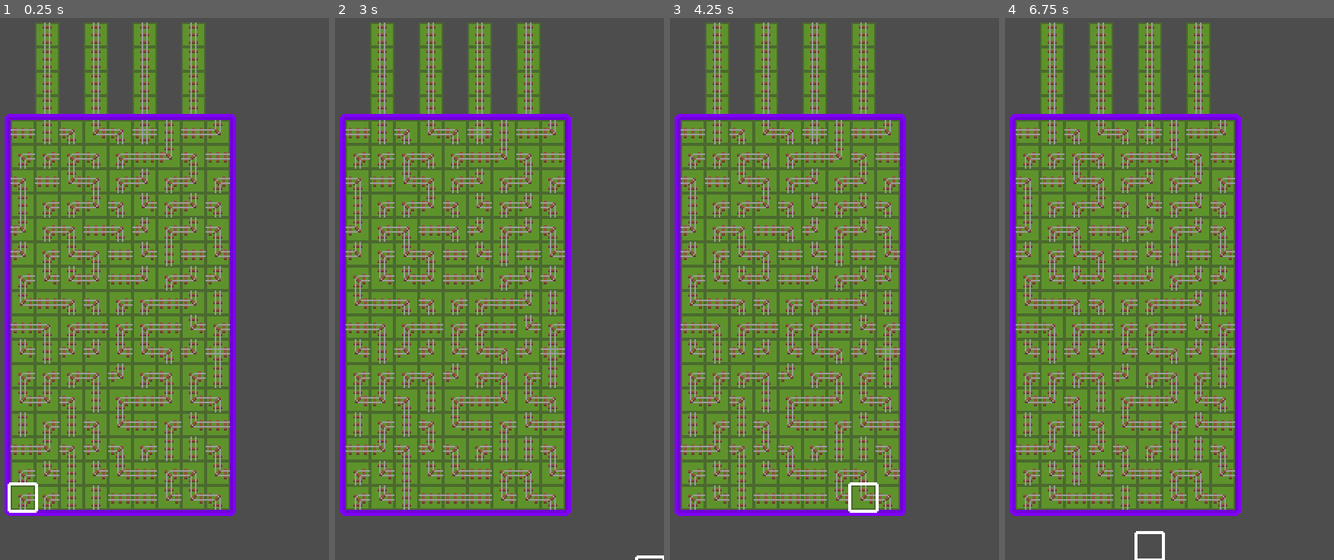
Above: before the commit, frames 1-4 (left to right).
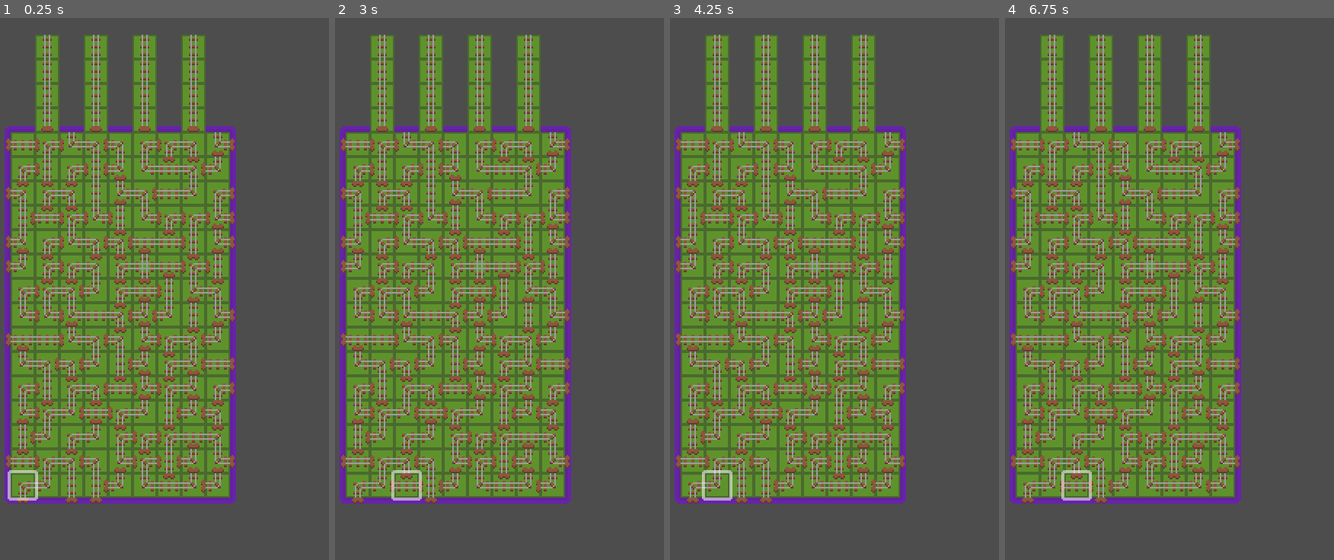
Above: after the commit, the same moments.

Repository: OllieOA/traintris
Game: Godot game, scene res://main/main_level.tscn
Two runs of this game, one before a commit and one after it. Both use one fixed random seed, a clock stepped at 60 frames per second and the inputs below.
Inputs:
- Up to frame 1 (0.25 s): no input
- Up to frame 2 (3 s): tap Enter at 0.5, 2 s; hold D (move_right) 0.53-1.28 s; hold Q (rotate_anticlockwise) 0.53-1.28 s; tap E (rotate_clockwise) at 0.8, 1.35, 2.3, 2.85 s; tap Space at 1.25, 2.75 s; hold S (move_down) 1.28-2.03 s; tap Q (rotate_anticlockwise) at 1.55 s; hold D (move_right) 2.03-2.78 s; hold Q (rotate_anticlockwise) 2.03-2.78 s; hold W (move_up) from 2.78 s (still down)
- Up to frame 3 (4.25 s): tap Q (rotate_anticlockwise) at 3.05 s; tap Enter at 3.5 s; release W (move_up) at 3.53 s; hold A (move_left) from 3.53 s (still down); hold Q (rotate_anticlockwise) from 3.53 s (still down); tap E (rotate_clockwise) at 3.8 s
- Up to frame 4 (6.75 s): tap Space at 4.25 s; release Q (rotate_anticlockwise) at 4.28 s; tap E (rotate_clockwise) at 4.35, 5.3, 5.85 s; tap Q (rotate_anticlockwise) at 4.55, 6.05 s; release A (move_left) at 5.03 s; hold S (move_down) 5.03-5.78 s; hold Q (rotate_anticlockwise) 5.03-5.78 s; hold D (move_right) 5.78-6.53 s; hold W (move_up) from 6.53 s (still down); hold Q (rotate_anticlockwise) from 6.53 s (still down)

The runs differ from the first frame. In frame 1, 34% of the frame differs, in the area x 1-72%, y 0-92%; in frame 2, 34%; in frame 3, 34%; in frame 4, 34%, in the area x 1-72%, y 0-100%.
Error before the commit: Invalid access to property or key '(6, 16)' on a base object of type 'Dictionary'. (res://main/game_board.gd:122)
Error after the commit: Invalid access to property or key 'tile_id' on a base object of type 'Nil'. (res://main/game_board.gd:177)

Commit message:
Barriers working. Starting to work on train

Diff:
--- a/global/game_control.gd
+++ b/global/game_control.gd
@@ -1,3 +1,4 @@
 extends Node
 
 var game_active: bool = true
+var game_speed_modifier: float = 1.0
--- /dev/null
+++ b/global/signal_bus.gd
@@ -0,0 +1,3 @@
+extends Node
+
+signal tile_rotated(tile_coord: Vector2i, tile_reference: Tile, new_tile_id: int)
--- a/main/game_board.gd
+++ b/main/game_board.gd
@@ -1,6 +1,7 @@
 class_name GameBoard extends Node2D
 
 const TILE_SCENE: PackedScene = preload("res://main/tiles/tile.tscn")
+const BARRIER_SCENE: PackedScene = preload("res://main/tiles/barrier.tscn")
 
 const BASE_RES_X = 480
 const BASE_RES_Y = 640
@@ -8,7 +9,7 @@
 
 const GRID_SIZE: int = 16
 const GRID_WIDTH: int = 9
-const GRID_HEIGHT: int = 16
+const GRID_HEIGHT: int = 15
 const GRID_START_X: int = int((BASE_RES_X / SCREEN_SCALING_FACTOR - GRID_SIZE * GRID_WIDTH) / 2)
 
 const RUNWAY_LENGTH: int = 5
@@ -17,6 +18,7 @@
 
 @onready var playable_area: NinePatchRect = $playable_area
 @onready var tiles: Node2D = $tiles
+@onready var barriers: Node2D = $barriers
 @onready var runway: Node2D = $runway
 @onready var tile_cursor: Sprite2D = $tile_cursor
 
@@ -24,15 +26,31 @@
 var current_active_tile: Tile
 
 var tiles_reference: Dictionary = {}
+var barriers_reference: Dictionary = {}
 
 func _ready() -> void:
 	randomize()
 	_create_playable_area()
 	_create_board()
+	_create_barriers()
 	# Set cursor
 	tile_cursor.initialise_cursor()
 	current_active_tile = tiles_reference[Vector2i(0, GRID_HEIGHT - 1)]
 	current_active_tile.set_is_selected(true)
+	SignalBus.connect("tile_rotated", _on_tile_rotated)
+
+
+func _process(_delta: float) -> void:
+	if GameControl.game_active:
+		if Input.is_action_just_pressed("move_down") or Input.is_action_just_pressed("move_left") or Input.is_action_just_pressed("move_right") or Input.is_action_just_pressed("move_up"):
+			var vert_move = Input.get_axis("move_up", "move_down")
+			var horiz_move = Input.get_axis("move_left", "move_right")
+			var new_grid_position: Vector2i
+			new_grid_position = tile_cursor.move_cursor_grid_with_animate(Vector2i(horiz_move, vert_move))
+
+			current_active_tile.set_is_selected(false)
+			current_active_tile = tiles_reference[new_grid_position]
+			current_active_tile.set_is_selected(true)
 
 
 func _create_playable_area() -> void:
@@ -57,15 +75,18 @@
 			new_tile = TILE_SCENE.instantiate()
 			new_tile.global_position = Vector2(GRID_START_X + x * GRID_SIZE, GRID_START_Y + y * GRID_SIZE)
 			tiles.add_child(new_tile)
-			tiles_reference[Vector2i(x, y)] = new_tile
+			var new_tile_coord: Vector2i = Vector2i(x, y)
+			tiles_reference[new_tile_coord] = new_tile
+			new_tile.set_tile_coord(new_tile_coord)
+			barriers_reference[new_tile_coord] = []
 
 	# Then carefully randomise the board
 	# Not too many of one type, more of the basic types. No empties initially
 
 	const selection_weights: Dictionary = {
-		Tile.TileID.VERT: 0.6,
-		Tile.TileID.HORIZ: 0.6,
-		Tile.TileID.CROSS: 0.2,
+		Tile.TileID.VERT: 0.65,
+		Tile.TileID.HORIZ: 0.65,
+		Tile.TileID.CROSS: 0.1,
 		Tile.TileID.LEFT_UP: 1.0,
 		Tile.TileID.RIGHT_UP: 1.0,
 		Tile.TileID.LEFT_DOWN: 1.0,
@@ -79,10 +100,8 @@
 		accumulated_weights[tile_id] = tracked_weight
 
 	var overall_weight = sum_array(selection_weights.values())
-
 	# Weight initialisation complete!
 
-	# This assumed ordered dictionaries!
 	var roll: float
 	for tile_ref in tiles_reference.values():
 		roll = randf_range(0.0, overall_weight)
@@ -91,8 +110,6 @@
 			if accumulated_weights[tile_id] > roll:
 				tile_ref.set_tile(tile_id)
 				break
-
-	# Add in barriers
 
 	# Add in runway
 	var runway_pos: Vector2i
@@ -106,18 +123,115 @@
 			new_tile.set_tile(Tile.TileID.VERT)
 
 
-func _unhandled_input(event: InputEvent) -> void:
-	if GameControl.game_active:
-		var vert_move = Input.get_axis("move_up", "move_down")
-		var horiz_move = Input.get_axis("move_left", "move_right")
-		var new_grid_position: Vector2i
-		if abs(vert_move) != 0:  # Prioritise vertical
-			new_grid_position = tile_cursor.move_cursor_grid_with_animate(Vector2i(0, vert_move))
-		elif abs(horiz_move) != 0.0:
-			new_grid_position = tile_cursor.move_cursor_grid_with_animate(Vector2i(horiz_move, 0))
+func _flatten_connection_points(input_array: Array) -> Array[int]:
+	var output_array: Array[int] = []
+	for element in input_array:
+		if element is Array:
+			output_array += _flatten_connection_points(element)
 		else:
-			return
-
-		current_active_tile.set_is_selected(false)
-		current_active_tile = tiles_reference[new_grid_position]
-		current_active_tile.set_is_selected(true)
+			output_array.append(element)
+	return output_array
+
+
+func _add_single_barrier_to_tile(tile_id: Vector2i, barrier_id: int) -> void:
+	var new_barrier = BARRIER_SCENE.instantiate()
+	new_barrier.global_position = Vector2(GRID_START_X + tile_id.x * GRID_SIZE, GRID_START_Y + tile_id.y * GRID_SIZE)
+	barriers.add_child(new_barrier)
+	new_barrier.set_barrier_id(barrier_id)
+
+	if tile_id not in barriers_reference:
+		barriers_reference[tile_id] = []
+	barriers_reference[tile_id].append(new_barrier)
+
+
+func _resolve_barrier_to_tile(
+	current_tile_coord: Vector2i,
+	current_tile_connection_point: int,
+	adjacent_tile_coord: Vector2i,
+	adjacent_target_connection_point: int
+	) -> void:
+
+	var current_tile_ref: Tile = tiles_reference[current_tile_coord]
+	var current_connection_points: Array[int] = _flatten_connection_points(Tile.TILE_ENTRY_EXIT_PAIRS[current_tile_ref.tile_id])
+	var adjacent_tile_ref: Tile = tiles_reference.get(adjacent_tile_coord)
+	if adjacent_tile_ref == null:
+		if adjacent_tile_coord in barriers_reference:
+			for barrier_ref in barriers_reference[adjacent_tile_coord]:
+				barrier_ref.queue_free()
+			barriers_reference[adjacent_tile_coord] = []
+		# Special capture here for two cases:
+		# - one - board edges
+		# - two - runway
+		if adjacent_tile_coord.x < 0:
+			if Tile.Dir.LEFT in current_connection_points:
+				_add_single_barrier_to_tile(adjacent_tile_coord, Barrier.BarrierID.RIGHT)
+		elif adjacent_tile_coord.x >= GRID_WIDTH:
+			if Tile.Dir.RIGHT in current_connection_points:
+				_add_single_barrier_to_tile(adjacent_tile_coord, Barrier.BarrierID.LEFT)
+		elif adjacent_tile_coord.y >= GRID_HEIGHT:
+			if Tile.Dir.DOWN in current_connection_points:
+				_add_single_barrier_to_tile(adjacent_tile_coord, Barrier.BarrierID.UP)
+		elif adjacent_tile_coord.y < 0 and adjacent_tile_coord.x % 2 != 0:
+			if Tile.Dir.UP not in current_connection_points:
+				_add_single_barrier_to_tile(adjacent_tile_coord, Barrier.BarrierID.DOWN)
+	var adjacent_connection_points: Array[int] = _flatten_connection_points(Tile.TILE_ENTRY_EXIT_PAIRS[adjacent_tile_ref.tile_id])
+
+
+	"""
+	Two logical passes required here:
+	First, check if there is a connection point on the adjacent tile and none
+	on the current tiles connection point. If so, add barrier to the current tile
+
+	Then, check if there is a connection point on the current tile and none on the
+	adjacent tile. If so, add barrier to the adjacent tile
+
+	During these checks, we will also check if the barrier exists and remove if it is not required
+	At startup, this will repeat work, but it will useful later in the game
+	"""
+
+	# Remove any existing barriers in these relevant positions
+	var current_tile_barriers = barriers_reference[current_tile_coord]
+	var new_current_barriers = []
+	for current_tile_barrier in current_tile_barriers:
+		if current_tile_barrier.barrier_id != current_tile_connection_point:
+			new_current_barriers.append(current_tile_barrier)
+		else:
+			current_tile_barrier.queue_free()
+	barriers_reference[current_tile_coord] = new_current_barriers
+
+	var adjacent_tile_barriers = barriers_reference.get(adjacent_tile_coord)
+	var new_adjacent_barriers = []
+	for adjacent_barrier in adjacent_tile_barriers:
+		if adjacent_barrier.barrier_id != adjacent_target_connection_point:
+			new_adjacent_barriers.append(adjacent_barrier)
+		else:
+			adjacent_barrier.queue_free()
+	barriers_reference[adjacent_tile_coord] = new_adjacent_barriers
+
+	if current_tile_connection_point not in current_connection_points and adjacent_target_connection_point in adjacent_connection_points:
+		# Make barrier on current tile
+		_add_single_barrier_to_tile(current_tile_coord, current_tile_connection_point)
+
+	if current_tile_connection_point in current_connection_points and adjacent_target_connection_point not in adjacent_connection_points:
+		_add_single_barrier_to_tile(adjacent_tile_coord, adjacent_target_connection_point)
+
+
+func _update_barriers_for_tile(tile_pos: Vector2i) -> void:
+	var up_tile_pos = Vector2i(tile_pos.x, tile_pos.y - 1)
+	var down_tile_pos = Vector2i(tile_pos.x, tile_pos.y + 1)
+	var left_tile_pos = Vector2i(tile_pos.x - 1, tile_pos.y)
+	var right_tile_pos = Vector2i(tile_pos.x + 1, tile_pos.y)
+
+	_resolve_barrier_to_tile(tile_pos, Tile.Dir.UP, up_tile_pos, Tile.Dir.DOWN)
+	_resolve_barrier_to_tile(tile_pos, Tile.Dir.LEFT, left_tile_pos, Tile.Dir.RIGHT)
+	_resolve_barrier_to_tile(tile_pos, Tile.Dir.DOWN, down_tile_pos, Tile.Dir.UP)
+	_resolve_barrier_to_tile(tile_pos, Tile.Dir.RIGHT, right_tile_pos, Tile.Dir.LEFT)
+
+
+func _create_barriers() -> void:
+	for tile_pos in tiles_reference.keys():
+		_update_barriers_for_tile(tile_pos)
+
+
+func _on_tile_rotated(tile_coord: Vector2i, tile_reference: Tile, new_tile_id: Tile.TileID) -> void:
+	_update_barriers_for_tile(tile_coord)
--- a/main/game_board.tscn
+++ b/main/game_board.tscn
@@ -1,19 +1,18 @@
-[gd_scene load_steps=5 format=3 uid="uid://hw3dfrxibldv"]
+[gd_scene load_steps=6 format=3 uid="uid://hw3dfrxibldv"]
 
 [ext_resource type="Texture2D" uid="uid://bdn6bst0p0ftb" path="res://main/game_board_border.png" id="1_cmghq"]
 [ext_resource type="Script" path="res://main/game_board.gd" id="1_glgbf"]
 [ext_resource type="Texture2D" uid="uid://2ioep18xtbsp" path="res://main/tile_cursor.png" id="3_yj2y6"]
 [ext_resource type="Script" path="res://main/tile_cursor.gd" id="4_neesq"]
+[ext_resource type="PackedScene" uid="uid://cnghfg51btld8" path="res://main/trains/train.tscn" id="5_hem3a"]
 
 [node name="game_board" type="Node2D"]
 script = ExtResource("1_glgbf")
 
 [node name="tiles" type="Node2D" parent="."]
 
-[node name="runway" type="Node2D" parent="."]
-
 [node name="playable_area" type="NinePatchRect" parent="."]
-modulate = Color(0.498039, 0.00392157, 0.964706, 1)
+modulate = Color(0.498039, 0.00392157, 0.964706, 0.54902)
 offset_right = 216.0
 offset_bottom = 326.0
 texture = ExtResource("1_cmghq")
@@ -22,7 +21,16 @@
 patch_margin_right = 4
 patch_margin_bottom = 4
 
+[node name="runway" type="Node2D" parent="."]
+
+[node name="barriers" type="Node2D" parent="."]
+
 [node name="tile_cursor" type="Sprite2D" parent="."]
+modulate = Color(1, 1, 1, 0.54902)
 texture = ExtResource("3_yj2y6")
 centered = false
 script = ExtResource("4_neesq")
+
+[node name="trains" type="Node2D" parent="."]
+
+[node name="train" parent="trains" instance=ExtResource("5_hem3a")]
--- a/main/tile_cursor.gd
+++ b/main/tile_cursor.gd
@@ -1,22 +1,38 @@
 extends Sprite2D
 
-var grid_position: Vector2i
 
 const X_OFFSET: int = -2
 const Y_OFFSET: int = -2
 
-var target_position: Vector2i
+var grid_coord: Vector2i
+var target_grid_coord: Vector2i
+var target_position: Vector2
 
 func initialise_cursor():
 	global_position = Vector2(GameBoard.GRID_START_X + X_OFFSET, \
 			GameBoard.GRID_START_Y + GameBoard.GRID_SIZE * (GameBoard.GRID_HEIGHT - 1) + Y_OFFSET)
 
-	grid_position = Vector2i(0, GameBoard.GRID_HEIGHT - 1)
+	grid_coord = Vector2i(0, GameBoard.GRID_HEIGHT - 1)
 
 
 func move_cursor_grid_with_animate(new_dir: Vector2i) -> Vector2i:
-	# TODO: Add tween
-	grid_position += new_dir
-	global_position = Vector2(global_position.x + GameBoard.GRID_SIZE * new_dir.x, global_position.y + GameBoard.GRID_SIZE * new_dir.y)
-	# TODO: HANDLE WRAPPING
-	return grid_position
+	target_grid_coord = grid_coord + new_dir
+	if target_grid_coord.x < 0:  # Wrap right side
+		target_grid_coord.x = GameBoard.GRID_WIDTH - 1
+	elif target_grid_coord.x >= GameBoard.GRID_WIDTH:  # Wrap left side
+		target_grid_coord.x = 0
+
+	if target_grid_coord.y < 0: # Wrap to bottom
+		target_grid_coord.y = GameBoard.GRID_HEIGHT - 1
+	elif target_grid_coord.y >= GameBoard.GRID_HEIGHT: # Wrap to top
+		target_grid_coord.y = 0
+
+	target_position = Vector2(GameBoard.GRID_START_X + X_OFFSET + target_grid_coord.x * GameBoard.GRID_SIZE, \
+			GameBoard.GRID_START_Y + Y_OFFSET + target_grid_coord.y * GameBoard.GRID_SIZE)
+
+	var tween = get_tree().create_tween()
+	tween.tween_property(self, "global_position", target_position, 0.02).set_ease(Tween.EASE_IN)
+#	global_position = target_position
+	tween.play()
+	grid_coord = target_grid_coord
+	return grid_coord
--- /dev/null
+++ b/main/tiles/barrier.gd
@@ -0,0 +1,12 @@
+class_name Barrier extends Node2D
+
+enum BarrierID {LEFT, DOWN, RIGHT, UP}
+
+var barrier_id: BarrierID : set = set_barrier_id
+
+@onready var barrier_sprite: Sprite2D = $barrier_sprite
+
+
+func set_barrier_id(new_barrier_id) -> void:
+	barrier_id = new_barrier_id
+	barrier_sprite.frame = barrier_id
--- a/main/tiles/barrier.tscn
+++ b/main/tiles/barrier.tscn
@@ -1,8 +1,13 @@
-[gd_scene load_steps=2 format=3 uid="uid://c8o1g2yoghb3d"]
+[gd_scene load_steps=3 format=3 uid="uid://c8o1g2yoghb3d"]
 
 [ext_resource type="Texture2D" uid="uid://bg26s2vs7qo1r" path="res://main/tiles/barriers.png" id="1_5ee6g"]
+[ext_resource type="Script" path="res://main/tiles/barrier.gd" id="1_cpo8k"]
 
 [node name="barrier" type="Node2D"]
+script = ExtResource("1_cpo8k")
 
 [node name="barrier_sprite" type="Sprite2D" parent="."]
 texture = ExtResource("1_5ee6g")
+centered = false
+hframes = 2
+vframes = 2
--- a/main/tiles/tile.gd
+++ b/main/tiles/tile.gd
@@ -1,10 +1,10 @@
 class_name Tile extends Node2D
 
 # This enum sets up the names in order of the frames in the sprite
-enum TileID {VERT, RIGHT_UP, LEFT_DOWN, HORIZ, LEFT_UP, RIGHT_DOWN, CROSS, EMPTY}
+enum TileID {VERT, RIGHT_UP, LEFT_DOWN, HORIZ, LEFT_UP, RIGHT_DOWN, CROSS, EMPTY, BLOCK}
 
 # Helpers for direction consistency
-enum Dir {UP, DOWN, LEFT, RIGHT}
+enum Dir {LEFT, DOWN, RIGHT, UP}
 enum Rot {CLOCKWISE, ANTICLOCKWISE}
 
 const TILE_ENTRY_EXIT_PAIRS: Dictionary = {
@@ -15,7 +15,8 @@
 	TileID.LEFT_UP: [[Dir.LEFT, Dir.UP]],
 	TileID.RIGHT_DOWN: [[Dir.RIGHT, Dir.DOWN]],
 	TileID.CROSS: [[Dir.RIGHT, Dir.LEFT], [Dir.UP, Dir.DOWN]],
-	TileID.EMPTY: []  # Should not be reachable
+	TileID.EMPTY: [],  # Should not be reachable
+	TileID.BLOCK: []
 }
 
 const CLOCKWISE_ROTATION_DEFINITIONS: Dictionary = {
@@ -41,14 +42,28 @@
 }
 
 var tile_id: TileID : set = set_tile, get = get_tile
+var tile_coord: Vector2i : set = set_tile_coord, get = get_tile_coord
 
 var is_rotatable: bool = false : set = set_is_rotatable, get = get_is_rotatable
 var is_selected: bool = false : set = set_is_selected
 
 @onready var tile_sprite: Sprite2D = $tile_sprite
+@onready var block_sprite: Sprite2D = $block_sprite
 
 func _ready():
 	tile_id = tile_sprite.frame
+
+
+func _process(_delta: float) -> void:
+	if not is_selected:
+		return
+
+	if Input.is_action_just_pressed("rotate_anticlockwise"):
+		rotate_tilewise(Rot.ANTICLOCKWISE)
+
+	elif Input.is_action_just_pressed("rotate_clockwise"):
+		rotate_tilewise(Rot.CLOCKWISE)
+
 
 
 func rotate_tilewise(direction: int) -> bool:
@@ -66,22 +81,16 @@
 	tile_id = next_tile
 	tile_sprite.frame = tile_id
 
+	SignalBus.emit_signal("tile_rotated", tile_coord, self, tile_id)
+
 	return true
 
 
-# Catch input
-func _unhandled_input(event: InputEvent) -> void:
-	if not is_selected:
-		return
-
-
-	if event.is_action_pressed("rotate_anticlockwise"):
-		print("ROTATING ANTICLOCKWISE")
-		rotate_tilewise(Rot.ANTICLOCKWISE)
-
-	elif event.is_action_pressed("rotate_clockwise"):
-		print("ROTATING CLOCKWISE")
-		rotate_tilewise(Rot.CLOCKWISE)
+func convert_to_block(target_color: Color) -> void:
+	tile_sprite.hide()
+	block_sprite.show()
+	block_sprite.modulate = target_color
+	set_is_rotatable(false)
 
 
 # Flag setters and getters
@@ -108,3 +117,11 @@
 
 func get_tile() -> TileID:
 	return tile_id
+
+
+func set_tile_coord(new_tile_coord: Vector2i) -> void:
+	tile_coord = new_tile_coord
+
+
+func get_tile_coord() -> Vector2i:
+	return tile_coord
--- a/main/tiles/tile.tscn
+++ b/main/tiles/tile.tscn
@@ -1,7 +1,8 @@
-[gd_scene load_steps=3 format=3 uid="uid://dqr0sfomyyuxb"]
+[gd_scene load_steps=4 format=3 uid="uid://dqr0sfomyyuxb"]
 
 [ext_resource type="Script" path="res://main/tiles/tile.gd" id="1_rt1vl"]
 [ext_resource type="Texture2D" uid="uid://ffpi34ko27lh" path="res://main/tiles/tiles.png" id="2_s7pbq"]
+[ext_resource type="Texture2D" uid="uid://bxy5mrvsg8oks" path="res://main/trains/train_block.png" id="3_ovrbv"]
 
 [node name="tile" type="Node2D"]
 script = ExtResource("1_rt1vl")
@@ -11,3 +12,8 @@
 centered = false
 hframes = 3
 vframes = 3
+
+[node name="block_sprite" type="Sprite2D" parent="."]
+visible = false
+texture = ExtResource("3_ovrbv")
+centered = false
--- /dev/null
+++ b/main/trains/train.gd
@@ -0,0 +1,44 @@
+class_name Train extends Node2D
+
+enum TrainColour {
+	RED,
+	BLUE,
+	GREEN,
+	YELLOW
+}
+
+const COLOUR_LOOKUP: Dictionary = {
+	TrainColour.RED: Color.DARK_RED,
+	TrainColour.BLUE: Color.SKY_BLUE,
+	TrainColour.GREEN: Color.LIME_GREEN,
+	TrainColour.YELLOW: Color.YELLOW
+}
+
+const TRAIN_SEGMENT_SCENE: PackedScene = preload("res://main/trains/train_segment.tscn")
+
+var train_speed: float = 100.0
+
+var num_carriages: int
+var carriage_refs: Array[TrainSegment]
+
+func _ready() -> void:
+	num_carriages = randi_range(2, 5)
+
+
+func _generate_train(base_position: Vector2i) -> void:
+	var caboose_segment = TRAIN_SEGMENT_SCENE.instantiate()
+	caboose_segment.global_position = base_position
+	caboose_segment.is_caboose = true
+	add_child(caboose_segment)
+	carriage_refs.append(caboose_segment)
+
+	var fuel_segment = TRAIN_SEGMENT_SCENE.instantiate()
+	fuel_segment.global_position = base_position - Vector2i(0, GameBoard.GRID_SIZE)
+	fuel_segment.is_fuel = true
+	add_child(fuel_segment)
+	carriage_refs.append(fuel_segment)
+
+	var carriage_segment: TrainSegment
+	for i in range(num_carriages):
+		carriage_segment = TRAIN_SEGMENT_SCENE.instantiate()
+		carriage_segment.global_position = base_position - Vector2i(0, 2 + i * GameBoard.GRID_SIZE)
--- /dev/null
+++ b/main/trains/train.tscn
@@ -0,0 +1,7 @@
+[gd_scene load_steps=2 format=3 uid="uid://cnghfg51btld8"]
+
+[ext_resource type="Script" path="res://main/trains/train.gd" id="1_t3gio"]
+
+[node name="train" type="Node2D"]
+y_sort_enabled = true
+script = ExtResource("1_t3gio")
--- /dev/null
+++ b/main/trains/train_segment.gd
@@ -0,0 +1,29 @@
+class_name TrainSegment extends Node2D
+
+var is_caboose: bool = false
+var is_fuel: bool = false
+var is_carriage: bool = false
+
+@onready var caboose_spritesheet_solid: Sprite2D = $caboose_spritesheet_solid
+@onready var caboose_spritesheet_uncoloured: Sprite2D = $caboose_spritesheet_uncoloured
+@onready var fuel_spritesheet_solid: Sprite2D = $fuel_spritesheet_solid
+@onready var fuel_spritesheet_uncoloured: Sprite2D = $fuel_spritesheet_uncoloured
+@onready var carriage_spritesheet_solid: Sprite2D = $carriage_spritesheet_solid
+@onready var carriage_spritesheet_uncoloured: Sprite2D = $carriage_spritesheet_uncoloured
+
+# TODO: Add animations to sprite sheets
+
+func _ready() -> void:
+	if is_caboose:
+		caboose_spritesheet_solid.show()
+		caboose_spritesheet_uncoloured.show()
+		caboose_spritesheet_uncoloured.modulate = Train.TrainColour.RED
+
+	elif is_fuel:
+		fuel_spritesheet_solid.show()
+		fuel_spritesheet_uncoloured.show()
+		fuel_spritesheet_uncoloured.modulate = Train.TrainColour.RED
+	else:
+		carriage_spritesheet_solid.show()
+		carriage_spritesheet_uncoloured.show()
+		carriage_spritesheet_uncoloured.modulate = Train.TrainColour.RED
--- /dev/null
+++ b/main/trains/train_segment.tscn
@@ -0,0 +1,29 @@
+[gd_scene load_steps=4 format=3 uid="uid://ccoc1g3exg6dd"]
+
+[ext_resource type="Script" path="res://main/trains/train_segment.gd" id="1_iuxb2"]
+[ext_resource type="Texture2D" uid="uid://dl0yhioklbqdo" path="res://main/trains/train_caboose_solid.png" id="2_kx2u5"]
+[ext_resource type="Texture2D" uid="uid://yawqjy5bi1lf" path="res://main/trains/train_caboose_uncoloured.png" id="3_p886b"]
+
+[node name="train_segment" type="Node2D"]
+script = ExtResource("1_iuxb2")
+
+[node name="caboose_spritesheet_solid" type="Sprite2D" parent="."]
+texture = ExtResource("2_kx2u5")
+centered = false
+offset = Vector2(-16, -16)
+hframes = 4
+
+[node name="caboose_spritesheet_uncoloured" type="Sprite2D" parent="."]
+modulate = Color(0.725268, 0.111298, 3.85046e-07, 1)
+texture = ExtResource("3_p886b")
+centered = false
+offset = Vector2(-16, -16)
+hframes = 4
+
+[node name="fuel_spritesheet_solid" type="Sprite2D" parent="."]
+
+[node name="fuel_spritesheet_uncoloured" type="Sprite2D" parent="."]
+
+[node name="carriage_spritesheet_solid" type="Sprite2D" parent="."]
+
+[node name="carriage_spritesheet_uncoloured" type="Sprite2D" parent="."]
--- a/project.godot
+++ b/project.godot
@@ -19,6 +19,7 @@
 
 GameControl="*res://global/game_control.gd"
 GameScore="*res://global/game_score.gd"
+SignalBus="*res://global/signal_bus.gd"
 
 [display]
 
Binary file added: main/trains/prototype_train.aseprite
Binary file added: main/trains/train_block.aseprite
Binary file added: main/trains/train_block.png
Not shown, added: main/trains/train_block.png.import
Binary file added: main/trains/train_caboose.aseprite
Binary file added: main/trains/train_caboose_solid.png
Not shown, added: main/trains/train_caboose_solid.png.import
Binary file added: main/trains/train_caboose_uncoloured.png
Not shown, added: main/trains/train_caboose_uncoloured.png.import
